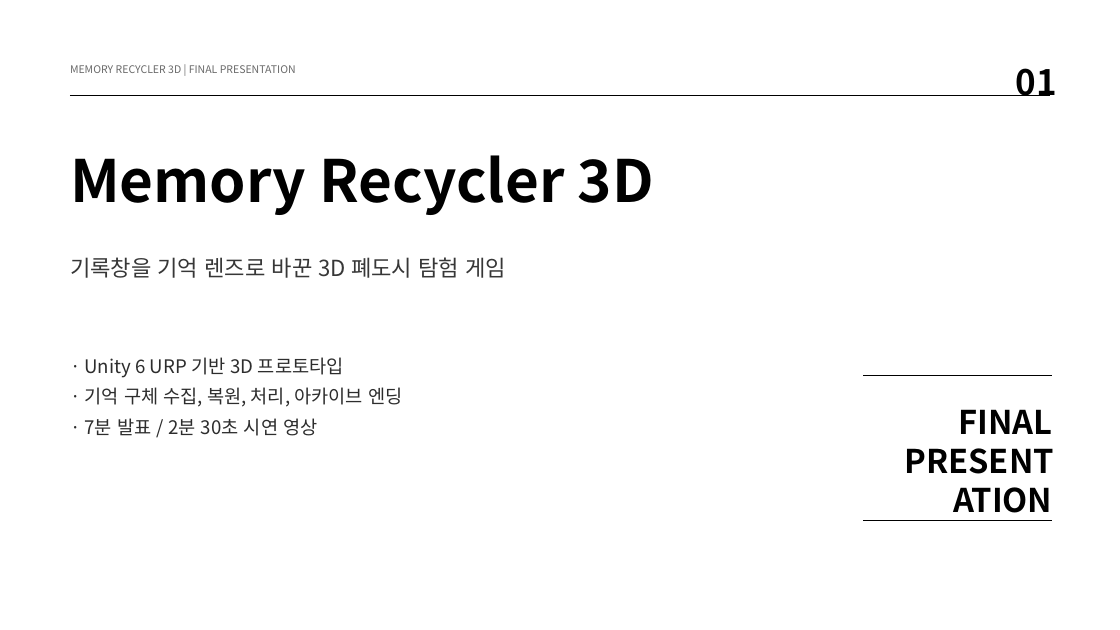
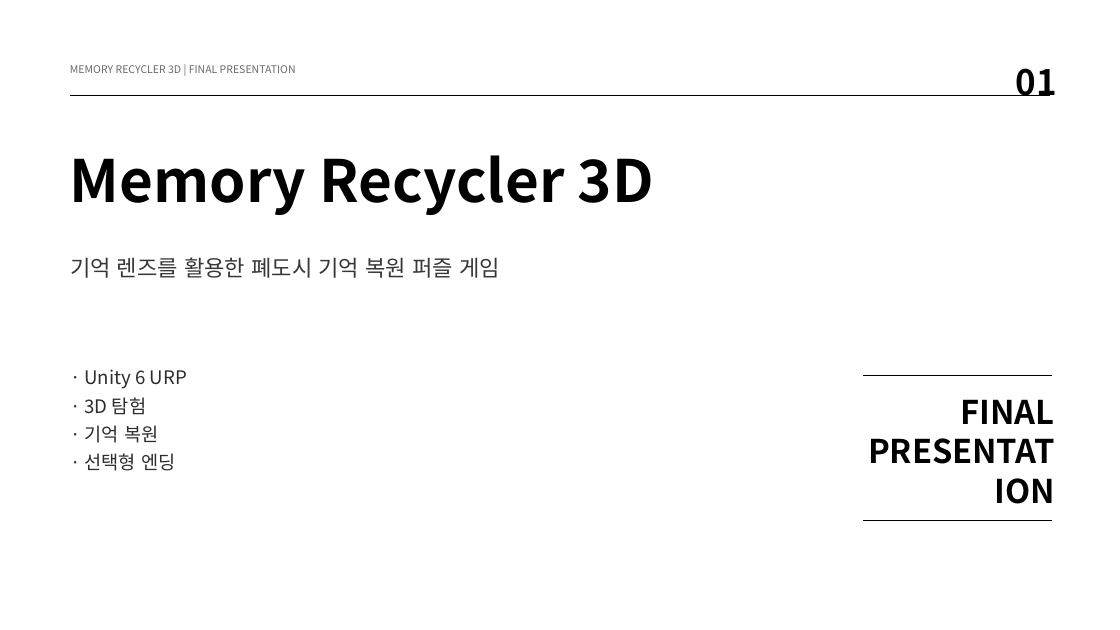
Before and after one commit to wodnd0403/memory_recycler, a slide deck: slide 1 of Docs/MemoryRecycler3D_Final_Presentation_SAFE.pptx. Drawn at 1120x630 pixels with LibreOffice and Linux fonts; fonts in the diff are those of the drawing. Boxes give left, top, right and bottom in pixels: in the first picture for what was removed or moved away, otherwise in the second. Text is boxed around its words. In the diff, an @@ line names an element or a change of style, - is before the commit and + after.

Commit message:
docs: 제안서 반영 최종 발표 PPT 완성

```diff
--- a/Docs/MemoryRecycler3D_Final_Presentation_SAFE.pptx
+++ b/Docs/MemoryRecycler3D_Final_Presentation_SAFE.pptx
@@ text at [70,257,500,278]: text changed @@
-기록창을 기억 렌즈로 바꾼 3D 폐도시 탐험 게임
+기억 렌즈를 활용한 폐도시 기억 복원 퍼즐 게임
@@ text at [85,369,187,471]: text changed @@
-· Unity 6 URP 기반 3D 프로토타입
-· 기억 구체 수집, 복원, 처리, 아카이브 엔딩
-· 7분 발표 / 2분 30초 시연 영상
+· Unity 6 URP
+· 3D 탐험
+· 기억 복원
+· 선택형 엔딩
@@ text "FINAL": place and size @@
-text "FINAL" at [958,409,1052,434]
+text "FINAL" at [961,399,1055,424]
```
Also in this commit, not shown: 9 other slides changed, 3 slides added, 2 slides removed, 3 other files.
